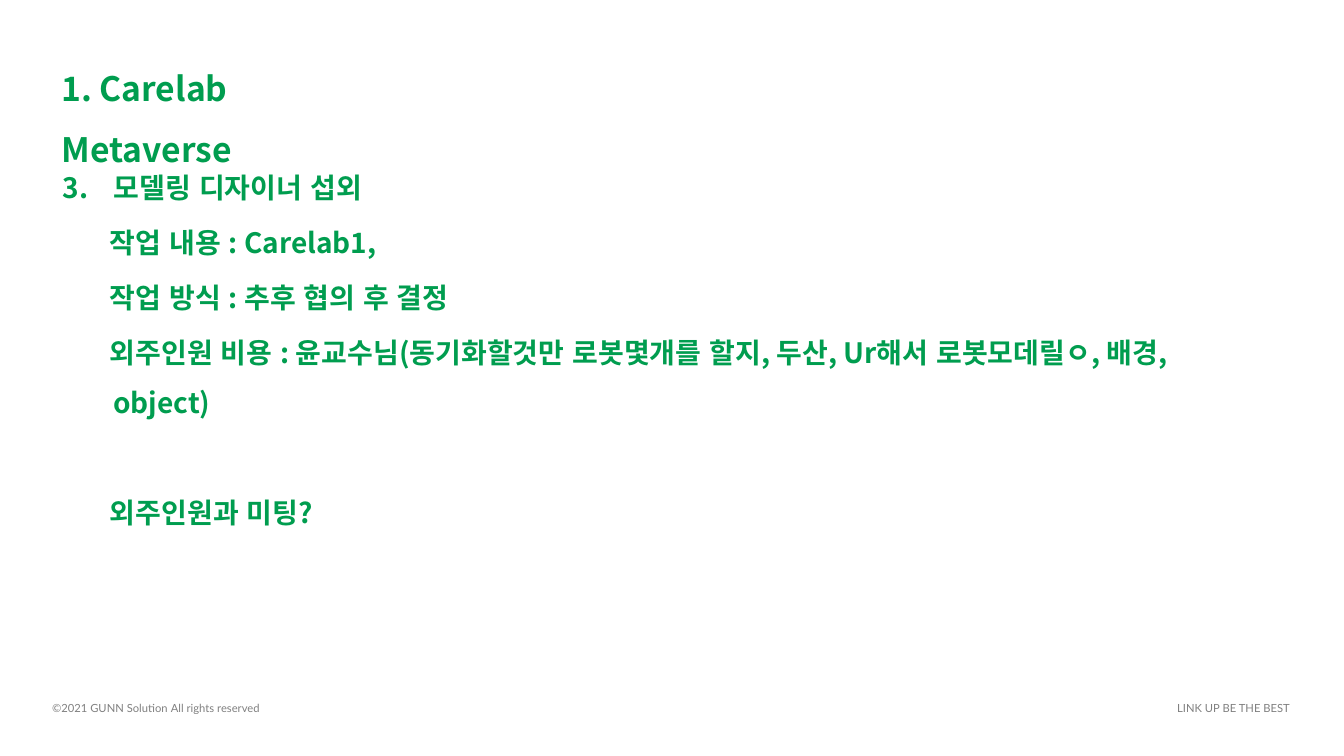
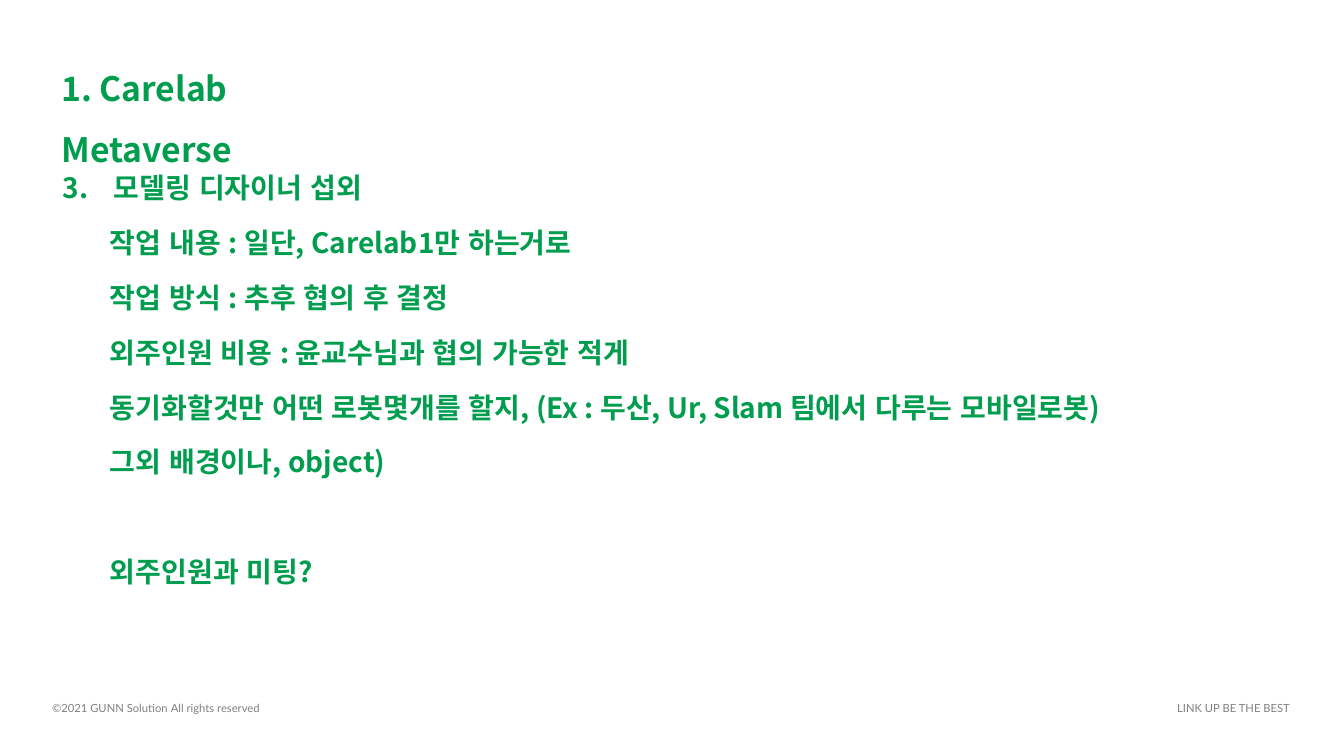
Before and after one commit to ssh6189/2022.09.22, a slide deck: slide 6 of 2022년 9월 22일 메타버스.pptx. Drawn at 1344x756 pixels with LibreOffice and Linux fonts; fonts in the diff are those of the drawing. Boxes give left, top, right and bottom in pixels: in the first picture for what was removed or moved away, otherwise in the second. Text is boxed around its words. In the diff, an @@ line names an element or a change of style, - is before the commit and + after.

Commit message:
2022년 9월 22일

```diff
--- a/2022년 9월 22일 메타버스.pptx
+++ b/2022년 9월 22일 메타버스.pptx
@@ text at box(110, 229, 571, 259): text changed @@
-작업 내용 : Carelab1,
+작업 내용 : 일단, Carelab1만 하는거로
@@ text at box(110, 339, 1100, 479): text changed @@
-외주인원 비용 : 윤교수님(동기화할것만 로봇몇개를 할지, 두산, Ur해서 로봇모데릴ㅇ, 배경, object)
+외주인원 비용 : 윤교수님과 협의 가능한 적게
+동기화할것만 어떤 로봇몇개를 할지, (Ex : 두산, Ur, Slam 팀에서 다루는 모바일로봇)
+그외 배경이나, object)
```
